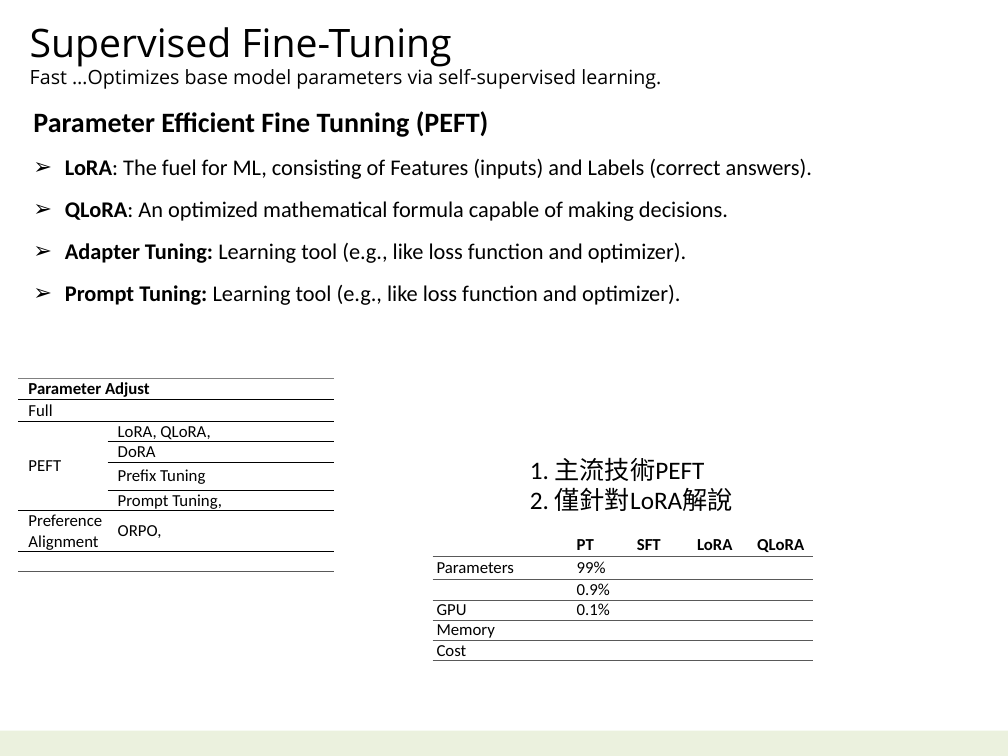
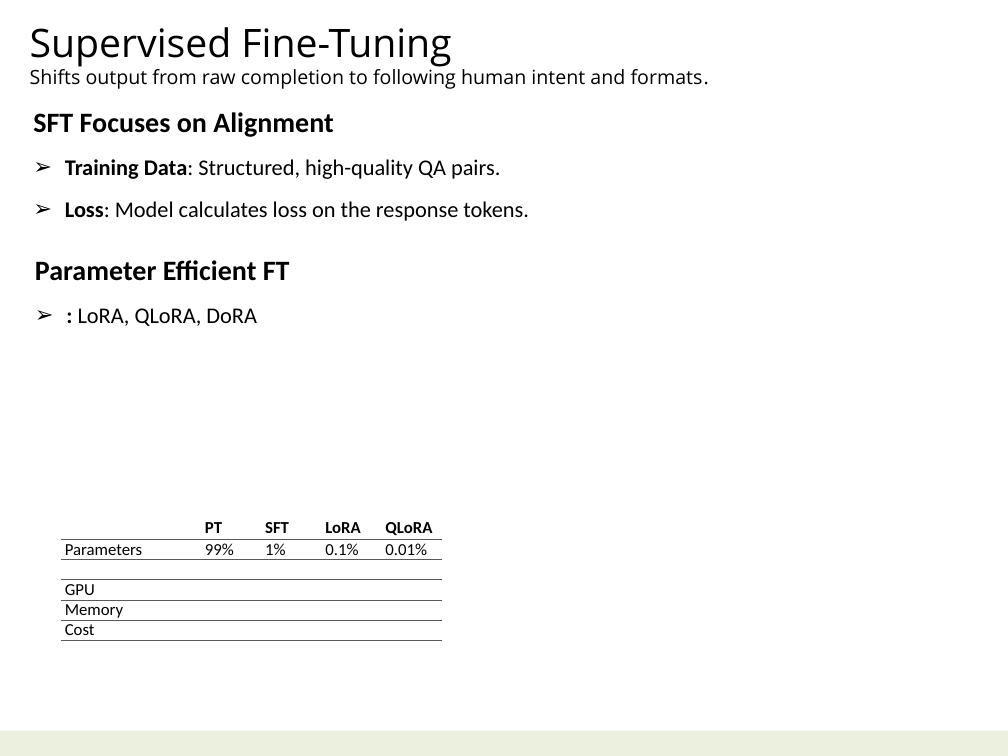
Before and after one commit to navibator/crazy-ai, a slide deck: slide 12 of ai-gemma.pptx (slide 9 before the commit). Drawn at 1008x756 pixels with LibreOffice and Linux fonts; fonts in the diff are those of the drawing. Boxes give left, top, right and bottom in pixels: in the first picture for what was removed or moved away, otherwise in the second. Text is boxed around its words. In the diff, an @@ line names an element or a change of style, - is before the commit and + after.

```diff
--- a/ai-gemma.pptx
+++ b/ai-gemma.pptx
@@ text at (30, 66, 709, 89): text changed @@
-Fast …Optimizes base model parameters via self-supervised learning.
+Shifts output from raw completion to following human intent and formats.
@@ text at (33, 112, 529, 221): text changed @@
-Parameter Efficient Fine Tunning (PEFT)
-➢ LoRA: The fuel for ML, consisting of Features (inputs) and Labels (correct answers).
-➢ QLoRA: An optimized mathematical formula capable of making decisions.
-➢ Adapter Tuning: Learning tool (e.g., like loss function and optimizer).
-➢ Prompt Tuning: Learning tool (e.g., like loss function and optimizer).
+SFT Focuses on Alignment
+➢ Training Data: Structured, high-quality QA pairs.
+➢ Loss: Model calculates loss on the response tokens.
@@ text added at (35, 260, 290, 326), 20 pt, text #000000, bold @@
+Parameter Efficient FT
+➢ : LoRA, QLoRA, DoRA
@@ table removed at (18, 378, 335, 571), 8 rows, 2 columns @@
-Parameter Adjust | 
-Full | 
-PEFT | LoRA, QLoRA,
- | DoRA
- | Prefix Tuning
- | Prompt Tuning,
-Preference Alignment | ORPO,
- | 
@@ text removed at (530, 457, 733, 511) @@
-1. 主流技術PEFT
-2. 僅針對LoRA解說
@@ table at (60, 516, 443, 640) @@
-row 2: Parameters | 99% |  |  | 
+row 2: Parameters | 99% | 1% | 0.1% | 0.01%
-row 3, column 2: 0.9%
+row 3, column 2: 
-row 4, column 2: 0.1%
+row 4, column 2: 
@@ table: place and size @@
-table at (432, 533, 814, 660)
+table at (60, 516, 443, 640)
```
Also in this commit, not shown: 9 other slides changed, 4 slides added, 1 slide removed, 17 other files.
